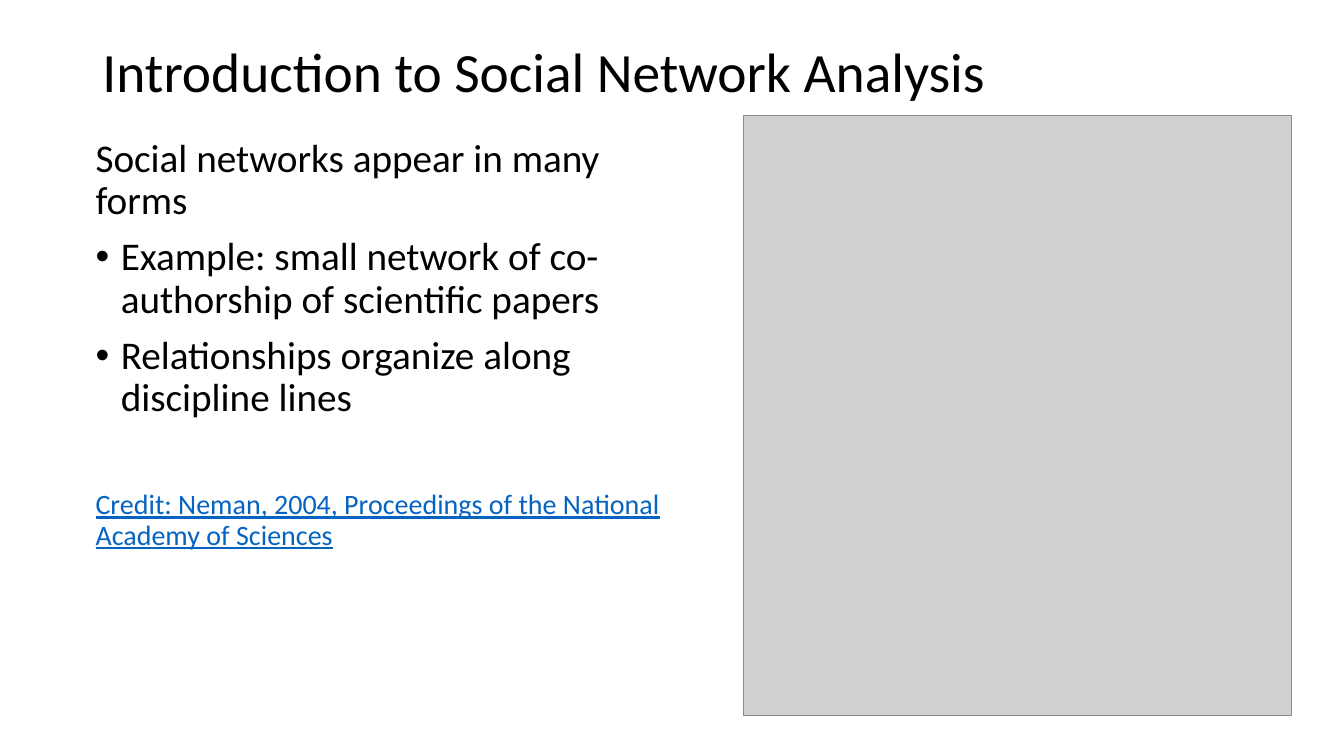
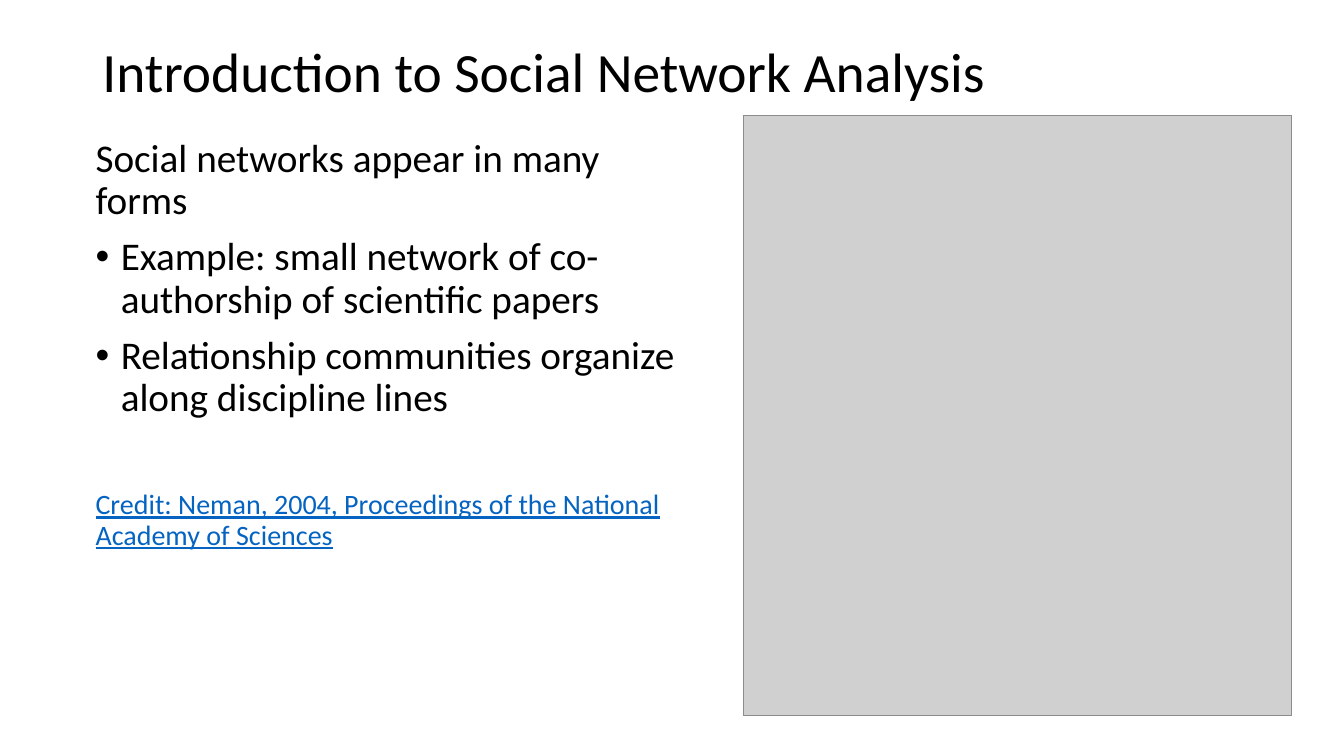
Before and after one commit to StephenElston/CSCI-E-108, a slide deck: slide 3 of slides/9_SocialNetworkAnalysis.pptx. Drawn at 1344x756 pixels with LibreOffice and Linux fonts; fonts in the diff are those of the drawing; grey boxes stand for pictures. Boxes give left, top, right and bottom in pixels: in the first picture for what was removed or moved away, otherwise in the second. Text is boxed around its words. In the diff, an @@ line names an element or a change of style, - is before the commit and + after.

```diff
--- a/slides/9_SocialNetworkAnalysis.pptx
+++ b/slides/9_SocialNetworkAnalysis.pptx
@@ text at [121, 341, 674, 418]: text changed @@
-• Relationships organize along discipline lines
+• Relationship communities organize along discipline lines
```
Also in this commit, not shown: 6 other slides changed.
